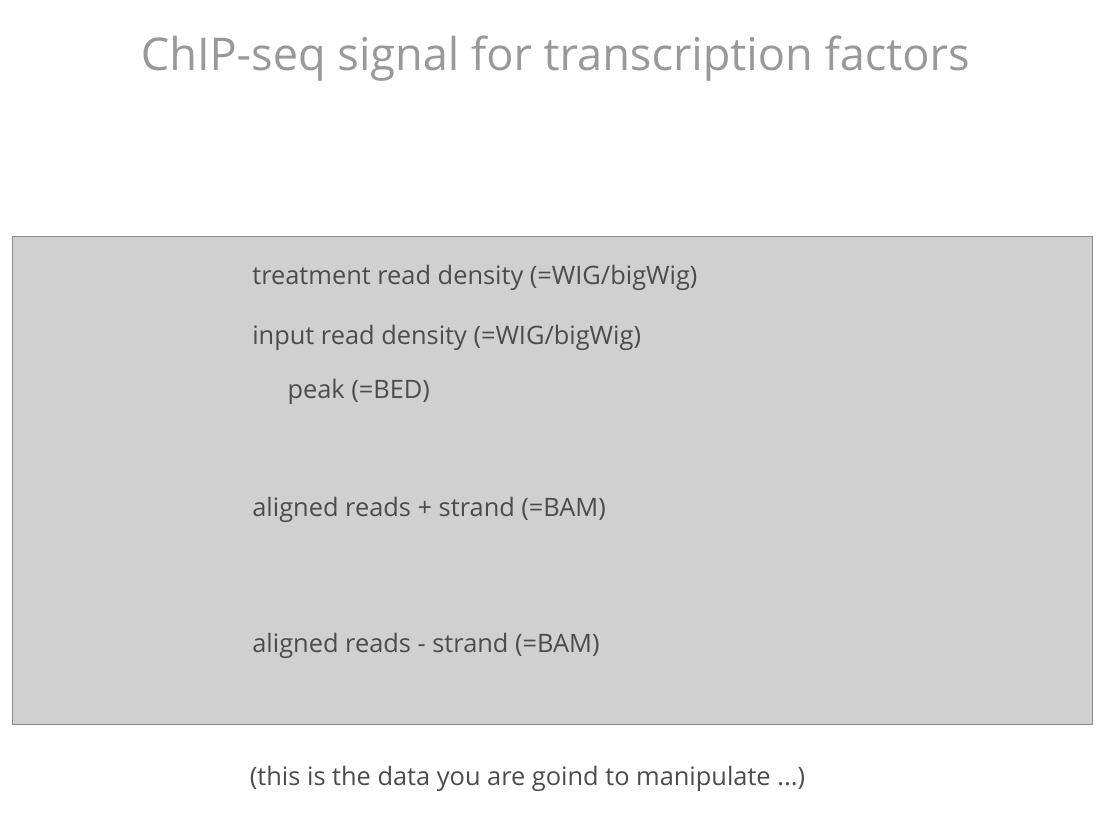
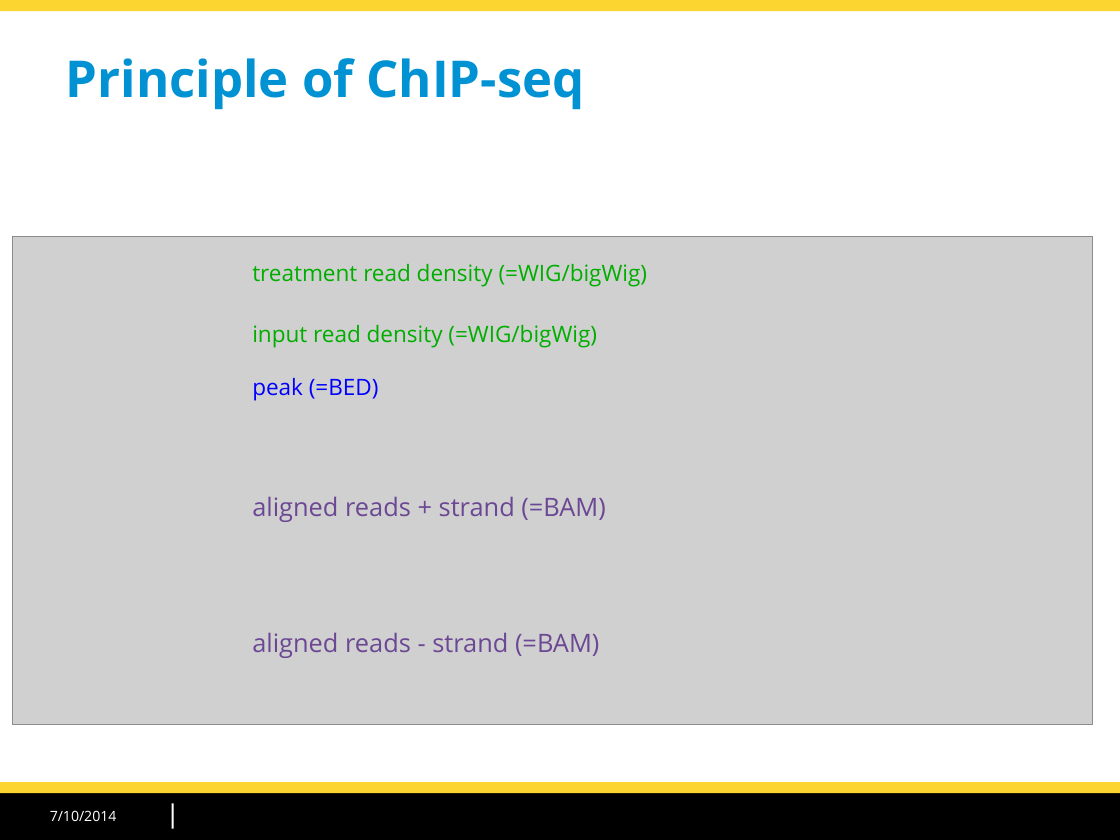
Before and after one commit to morganeTC/atelier_chip-seq_roscoff_2014, a slide deck: slide 8 of slides/chipseq_CarlHerrmann_Roscoff2014.odp (slide 7 before the commit). Drawn at 1120x840 pixels with LibreOffice and Linux fonts; fonts in the diff are those of the drawing; grey boxes stand for pictures; background and template pictures are left out. Boxes give left, top, right and bottom in pixels: in the first picture for what was removed or moved away, otherwise in the second. Text is boxed around its words. In the diff, an @@ line names an element or a change of style, - is before the commit and + after.

Commit message:
Slides for peak calling

```diff
--- a/slides/chipseq_CarlHerrmann_Roscoff2014.odp
+++ b/slides/chipseq_CarlHerrmann_Roscoff2014.odp
@@ rectangle added at (x1=0, y1=0, x2=1120, y2=11), fill #FDD530 @@
@@ title "Principle of ChIP-seq" at (x1=66, y1=58, x2=584, y2=110): vertical alignment middle to top @@
@@ title at (x1=66, y1=58, x2=584, y2=110): text changed; size 32 to 36 pt; text colour #999999 to #0092D2; bold on @@
-ChIP-seq signal for transcription factors
+Principle of ChIP-seq
@@ text "treatment read density (=WIG/bigWig)" at (x1=252, y1=264, x2=647, y2=287): size 18 to 16 pt, text colour #4C4C4C to #00AE00 @@
@@ text "input read density (=WIG/bigWig)" at (x1=252, y1=325, x2=597, y2=348): size 18 to 16 pt, text colour #4C4C4C to #00AE00 @@
@@ text "peak (=BED)" moved from (x1=288, y1=378, x2=430, y2=404) to (x1=252, y1=378, x2=379, y2=401) @@
@@ text "peak (=BED)" at (x1=252, y1=378, x2=379, y2=401): size 18 to 16 pt, text colour #4C4C4C to #0000FF @@
@@ text "aligned reads + strand (=BAM)" at (x1=252, y1=496, x2=605, y2=522): text colour #4C4C4C to #6B4794 @@
@@ text "aligned reads - strand (=BAM)" at (x1=252, y1=632, x2=599, y2=658): text colour #4C4C4C to #6B4794 @@
@@ text removed at (x1=250, y1=765, x2=771, y2=791) @@
-(this is the data you are goind to manipulate ...)
@@ rectangle added at (x1=0, y1=794, x2=1120, y2=840), fill #000000 @@
@@ rectangle added at (x1=0, y1=783, x2=1120, y2=794), fill #FDD530 @@
@@ line added from (173, 805) to (173, 828), #FFFFFF 1.42 pt @@
@@ text added at (x1=50, y1=810, x2=117, y2=821), 10 pt, text #FFFFFF @@
+7/10/2014
```
Also in this commit, not shown: 29 other slides changed, 9 slides added, 15 slides removed, 2 other files.
